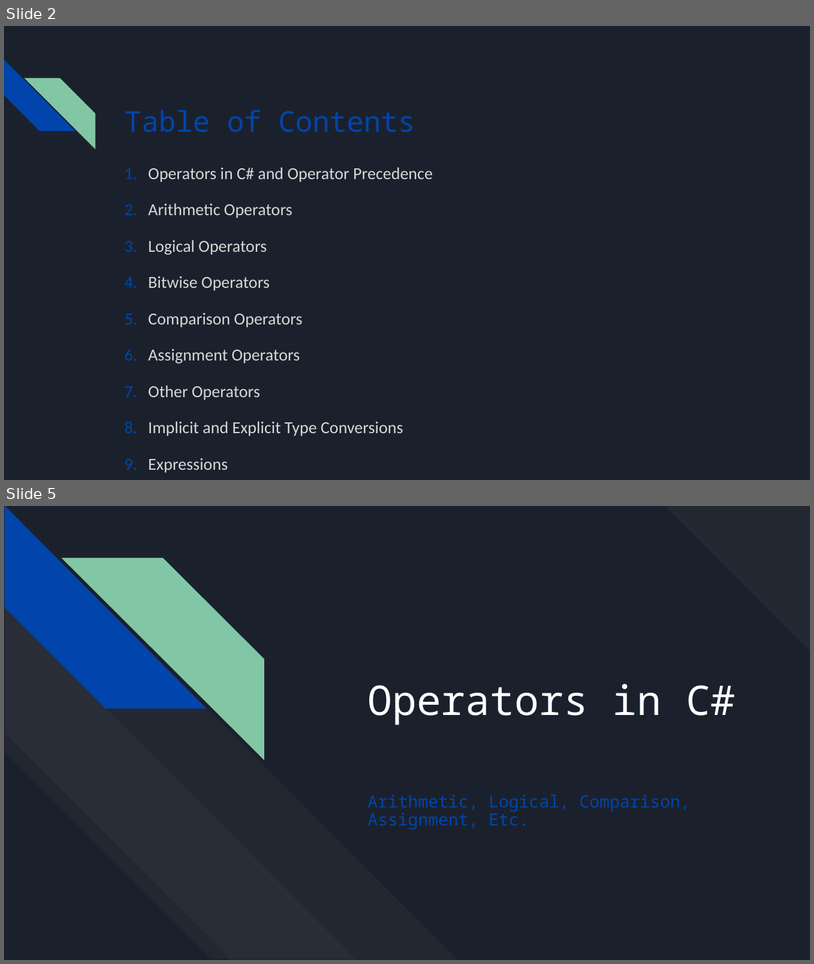
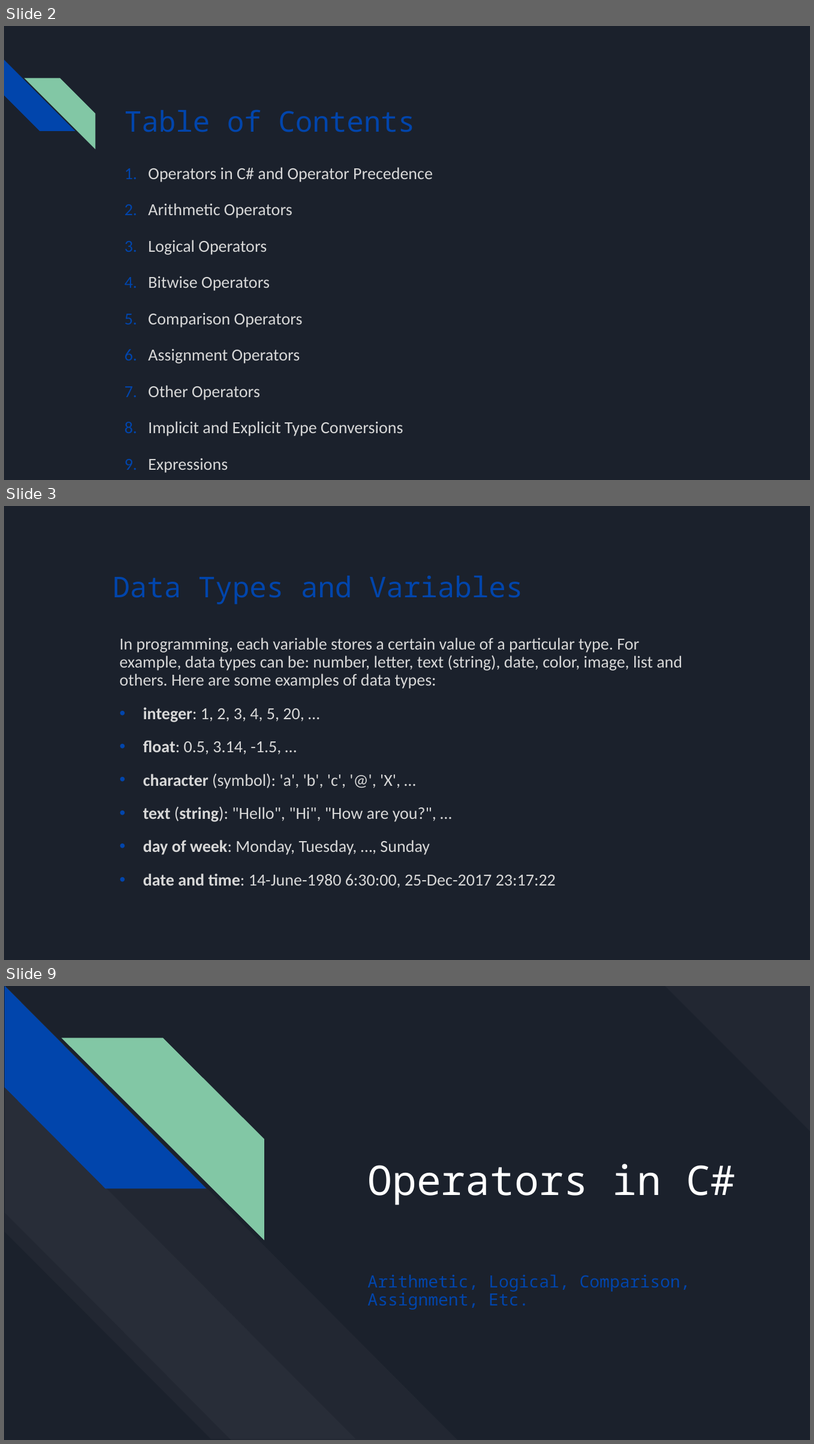
Before and after one commit to bulhard/Introduction-to-programming, a slide deck: Presentations/Lesson 02 Operators and Expressions.pptx. Shown one above the other, each under a label of ours: slides 2 and 5 before the commit, slides 2, 3 and 9 after it; the slides between them are not shown. The pictures are 814x964 and 814x1444 pixels, drawn with LibreOffice and Linux fonts; fonts in the diff are those of the drawing. Boxes give left, top, right and bottom in pixels: in the first picture for what was removed or moved away, otherwise in the second. Text is boxed around its words. In the diff, an @@ line names an element or a change of style, - is before the commit and + after.

```diff
--- a/Presentations/Lesson 02 Operators and Expressions.pptx
+++ b/Presentations/Lesson 02 Operators and Expressions.pptx
@@ slide 3 added at [4,506,810,960], background #1B212C @@
@@ title added at [113,576,524,604], 34 pt, text #0145AC @@
+Data Types and Variables
@@ text added at [120,637,683,888], 20 pt, text #D8D8D8 @@
+In programming, each variable stores a certain value of a particular type. For example, data types can be: number, letter, text (string), date, color, image, list and others. Here are some examples of data types:
+• integer: 1, 2, 3, 4, 5, 20, …
+• float: 0.5, 3.14, -1.5, …
+• character (symbol): 'a', 'b', 'c', '@', 'X', …
+• text (string): "Hello", "Hi", "How are you?", …
+• day of week: Monday, Tuesday, …, Sunday
+• date and time: 14-June-1980 6:30:00, 25-Dec-2017 23:17:22
@@ what was slide 5 is now slide 9 @@
```
Also in this commit, not shown: 5 other slides added.
